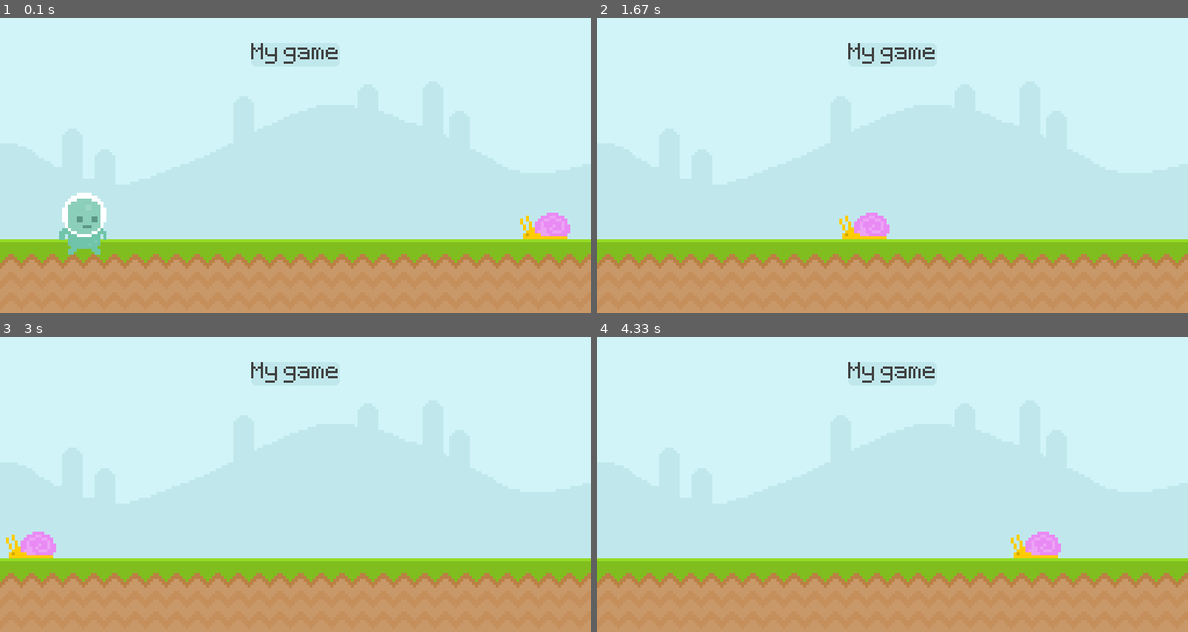
Above: before the commit, frames 1-4 (two rows, left to right).
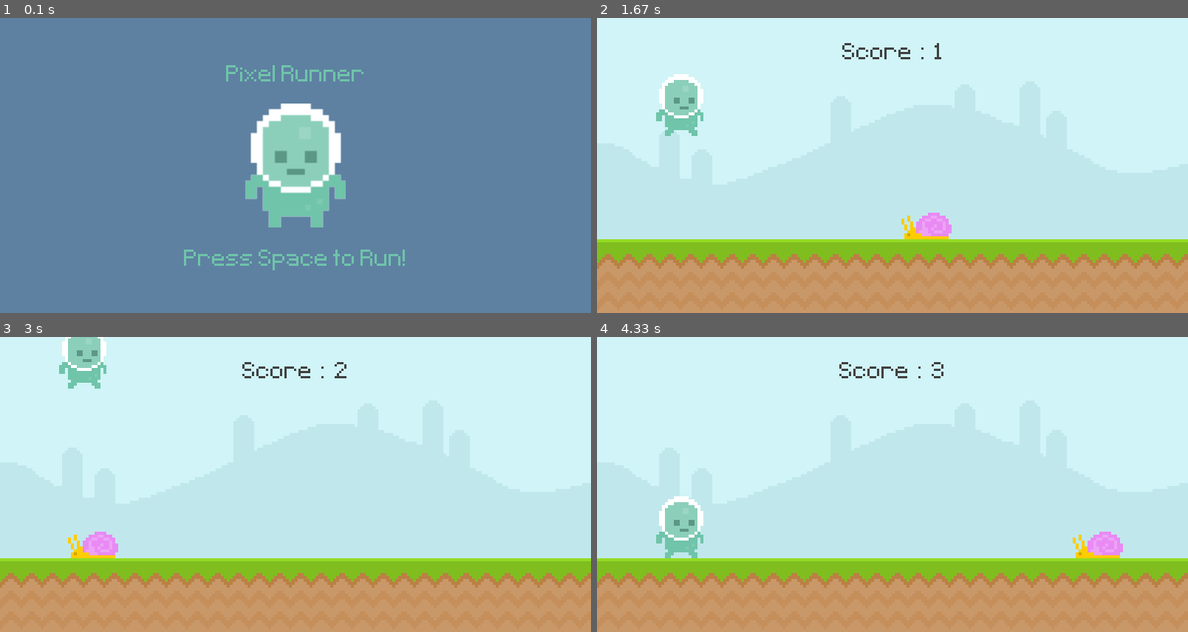
Above: after the commit, the same moments.

Repository: oelhakan/PixelRunner
Game: pygame game, started from pygame/runner.py
The game is run twice, just before and just after one commit, with the same random seed, the same clock (stepped at 60 frames per second) and the same inputs.
Inputs (mouse positions are in pixels of both pictures, inside the frame that each line leads up to):
- Up to frame 1 (0.1 s): no input
- Up to frame 2 (1.67 s): tap Space at 0.33 s; press the mouse at (679, 206) at 0.7 s; move the mouse to (845, 165) at 0.8 s; release the mouse at (1016, 127) at 0.93 s; press the mouse at (679, 206) at 1.53 s; move the mouse to (756, 209) at 1.63 s
- Up to frame 3 (3 s): release the mouse at (236, 531) at 1.77 s; tap Space at 2.67 s
- Up to frame 4 (4.33 s): press the mouse at (679, 525) at 3.6 s; move the mouse to (679, 558) at 3.7 s; release the mouse at (685, 587) at 3.83 s

The runs differ from the first frame. In frame 1, 100% of the frame differs, in the area x 0-100%, y 0-100%; in frame 2, 2.7%; in frame 3, 2.6%; in frame 4, 2.7%.

Commit message:
Update #1
Added app icon, score feature, intro/game over screen, restart, separate intro and restart screens

Diff:
--- a/pygame/runner.py
+++ b/pygame/runner.py
@@ -3,23 +3,34 @@
 
 DISPLAY_WIDTH = 800
 DISPLAY_HEIGHT = 400
-DISPLAY_TITLE = 'Runner'
+DISPLAY_TITLE = 'Pixel Runner'
+
+
+def display_score(start_time, font, screen):
+    current_time = pygame.time.get_ticks() - start_time
+    score_surface = font.render(f"Score :  {int(current_time / 1000)}", False, (64, 64, 64))
+    score_rectangle = score_surface.get_rect(center=(400, 50))
+    screen.blit(score_surface, score_rectangle)
+    return int(current_time / 1000)
 
 
 def run():
     pygame.init()
     screen = pygame.display.set_mode((DISPLAY_WIDTH, DISPLAY_HEIGHT))
     pygame.display.set_caption(DISPLAY_TITLE)
+    icon_surface = pygame.image.load('graphics/icon.png').convert_alpha()
+    pygame.display.set_icon(icon_surface)
 
     clock = pygame.time.Clock()
+
+    game_running = False
+    start_time = 0
+    score = 0
 
     font = pygame.font.Font('font/pixeltype.ttf', 50)
 
     sky_surface = pygame.image.load('graphics/sky.png').convert_alpha()
     ground_surface = pygame.image.load('graphics/ground.png').convert_alpha()
-
-    score_surface = font.render('My game', False, (64, 64, 64))
-    score_rectangle = score_surface.get_rect(center=(400, 50))
 
     snail_surface = pygame.image.load('graphics/snail/snail1.png').convert_alpha()
     snail_rectangle = snail_surface.get_rect(bottomright=(800, 300))
@@ -28,45 +39,79 @@
     player_rectangle = player_surface.get_rect(bottomleft=(80, 300))
     player_gravity = 0
 
+    # Intro/Game Over Screen
+    player_stand_surface = pygame.image.load('graphics/player/player_stand.png').convert_alpha()
+    player_stand_surface = pygame.transform.rotozoom(player_stand_surface, 0, 2)
+    player_stand_rectangle = player_stand_surface.get_rect(center=(400, 200))
+
+    game_name_surface = font.render('Pixel Runner', False, (111, 196, 169))
+    game_name_rectangle = game_name_surface.get_rect(center=(400, 80))
+
+    game_message_surface = font.render('Press Space to Run!', False, (111, 196, 169))
+    game_message_rectangle = game_message_surface.get_rect(center=(400, 330))
+
     while True:
-        for event in pygame.event.get():
-            if event.type == pygame.QUIT:
-                pygame.quit()
-                exit()
-            # if event.type == pygame.MOUSEMOTION:
-            #    if player_rectangle.collidepoint(event.pos):
-            #        print('collision')
-            if event.type == pygame.KEYDOWN:
-                if event.key == pygame.K_SPACE:
-                    player_gravity = -20
 
-        screen.blit(sky_surface, (0, 0))
-        screen.blit(ground_surface, (0, 300))
-        pygame.draw.rect(screen, '#c0e8ec', score_rectangle, 0, 6)
-        screen.blit(score_surface, score_rectangle)
+        if game_running:
 
-        snail_rectangle.right -= 4
+            for event in pygame.event.get():
 
-        if snail_rectangle.right <= 0:
-            snail_rectangle.left = 800
+                if event.type == pygame.QUIT:
+                    pygame.quit()
+                    exit()
 
-        screen.blit(snail_surface, snail_rectangle)
+                if event.type == pygame.MOUSEBUTTONDOWN and player_rectangle.bottom >= 300 and player_rectangle \
+                        .collidepoint(event.pos):
+                    player_gravity = -22
 
-        # Player
-        player_gravity += 1
-        player_rectangle.y += player_gravity
-        screen.blit(player_surface, player_rectangle)
+                if event.type == pygame.KEYDOWN and player_rectangle.bottom >= 300 and event.key == pygame.K_SPACE:
+                    player_gravity = -22
 
-        # pressed_keys = pygame.key.get_pressed()
-        # if pressed_keys[pygame.K_SPACE]:
-        #    print('jump')
+            screen.blit(sky_surface, (0, 0))
+            screen.blit(ground_surface, (0, 300))
+            score = display_score(start_time, font, screen)
 
-        # if player_rectangle.colliderect(snail_rectangle):
-        #    print('collision')
+            snail_rectangle.right -= 4
 
-        # mouse_position = pygame.mouse.get_pos()
-        # if player_rectangle.collidepoint(mouse_position):
-        #    print(pygame.mouse.get_pressed())
+            if snail_rectangle.right <= 0:
+                snail_rectangle.left = 800
+
+            screen.blit(snail_surface, snail_rectangle)
+
+            # Player
+            player_gravity += 1
+            player_rectangle.y += player_gravity
+            if player_rectangle.bottom >= 300:
+                player_rectangle.bottom = 300
+            screen.blit(player_surface, player_rectangle)
+
+            # Collision
+            if snail_rectangle.colliderect(player_rectangle):
+                game_running = False
+        else:
+            screen.fill((94, 129, 162))
+            screen.blit(player_stand_surface, player_stand_rectangle)
+
+            screen.blit(game_message_surface, game_message_rectangle)
+            if score == 0:
+                screen.blit(game_name_surface, game_name_rectangle)
+            else:
+                score_message = font.render(f'Your score : {score}', False, (111, 196, 169))
+                score_message_rectangle = score_message.get_rect(center=(400, 80))
+                screen.blit(score_message, score_message_rectangle)
+
+
+            for event in pygame.event.get():
+
+                if event.type == pygame.QUIT:
+                    pygame.quit()
+                    exit()
+
+                if event.type == pygame.KEYDOWN and event.key == pygame.K_SPACE:
+                    snail_rectangle.bottomright = (800, 300)
+                    start_time = pygame.time.get_ticks()
+                    game_running = True
+
         pygame.display.update()
         clock.tick(60)
 
Binary file added: pygame/graphics/icon.png
